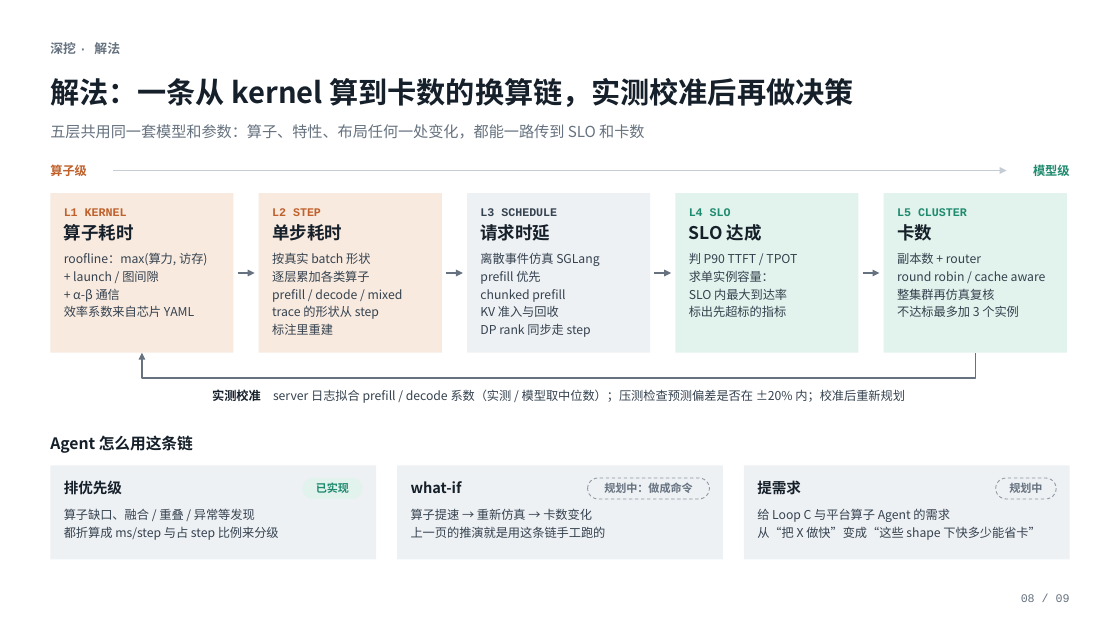
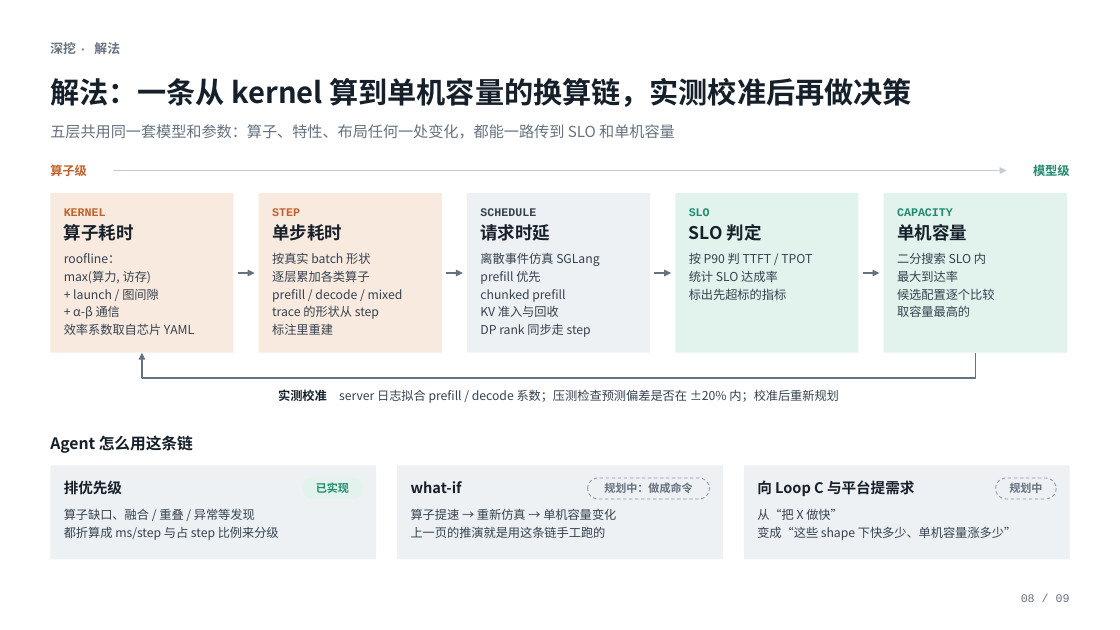
Before and after one commit to learning-sketch/sglang-maestro, a slide deck: slide 8 of slides/sglang_maestro_agent_loops.pptx. Drawn at 1120x630 pixels with LibreOffice and Linux fonts; fonts in the diff are those of the drawing. Boxes give left, top, right and bottom in pixels: in the first picture for what was removed or moved away, otherwise in the second. Text is boxed around its words. In the diff, an @@ line names an element or a change of style, - is before the commit and + after.

```diff
--- a/slides/sglang_maestro_agent_loops.pptx
+++ b/slides/sglang_maestro_agent_loops.pptx
@@ text at box(50, 78, 911, 107): text changed @@
-解法：一条从 kernel 算到卡数的换算链，实测校准后再做决策
+解法：一条从 kernel 算到单机容量的换算链，实测校准后再做决策
@@ text at box(50, 124, 675, 139): text changed @@
-五层共用同一套模型和参数：算子、特性、布局任何一处变化，都能一路传到 SLO 和卡数
+五层共用同一套模型和参数：算子、特性、布局任何一处变化，都能一路传到 SLO 和单机容量
@@ text at box(64, 208, 106, 216): text changed @@
-L1 KERNEL
+KERNEL
@@ text at box(272, 208, 300, 216): text changed @@
-L2 STEP
+STEP
@@ text at box(480, 208, 536, 216): text changed @@
-L3 SCHEDULE
+SCHEDULE
@@ text at box(689, 208, 812, 282): text changed @@
-L4 SLO
-SLO 达成
-判 P90 TTFT / TPOT
-求单实例容量：
-SLO 内最大到达率
+SLO
+SLO 判定
+按 P90 判 TTFT / TPOT
+统计 SLO 达成率
@@ text at box(897, 208, 994, 317): text changed @@
-L5 CLUSTER
-卡数
-副本数 + router
-round robin / cache aware
-整集群再仿真复核
-不达标最多加 3 个实例
+CAPACITY
+单机容量
+二分搜索 SLO 内
+最大到达率
+候选配置逐个比较
+取容量最高的
@@ text at box(64, 253, 152, 283): text changed @@
-roofline：max(算力, 访存)
+roofline：
+max(算力, 访存)
@@ text at box(64, 323, 194, 335): text changed @@
-效率系数来自芯片 YAML
+效率系数取自芯片 YAML
@@ text at box(278, 389, 839, 403): text changed @@
-实测校准 server 日志拟合 prefill / decode 系数（实测 / 模型取中位数）；压测检查预测偏差是否在 ±20% 内；校准后重新规划
+实测校准 server 日志拟合 prefill / decode 系数；压测检查预测偏差是否在 ±20% 内；校准后重新规划
@@ text at box(411, 508, 616, 520): text changed @@
-算子提速 → 重新仿真 → 卡数变化
+算子提速 → 重新仿真 → 单机容量变化
@@ text at box(757, 509, 1016, 540): text changed @@
-给 Loop C 与平台算子 Agent 的需求
-从“把 X 做快”变成“这些 shape 下快多少能省卡”
+从“把 X 做快”
+变成“这些 shape 下快多少、单机容量涨多少”
@@ text at box(757, 480, 914, 496): text changed @@
-提需求
+向 Loop C 与平台提需求
```
Also in this commit, not shown: 8 other slides changed.
